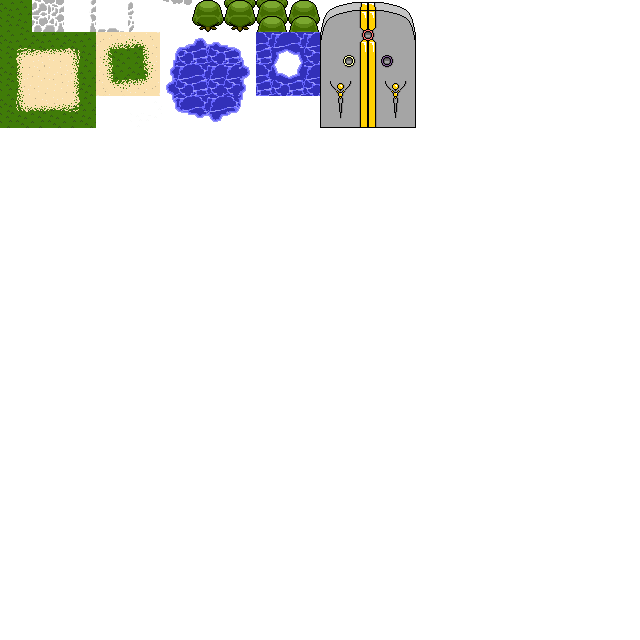
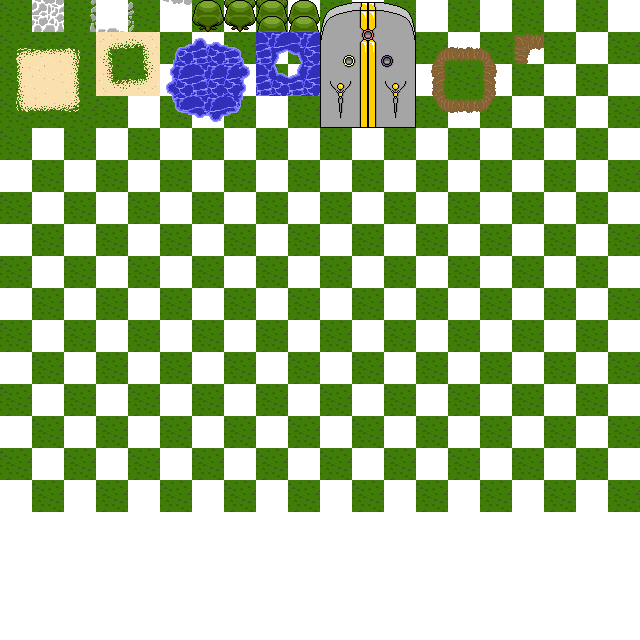
Before/after of a 640 x 640 layered artwork. What changed in the layer stack:
painted on "Layer 0" over (431, 32, 544, 113)
showed "Layer 1", painted on it over (0, 0, 640, 512)
